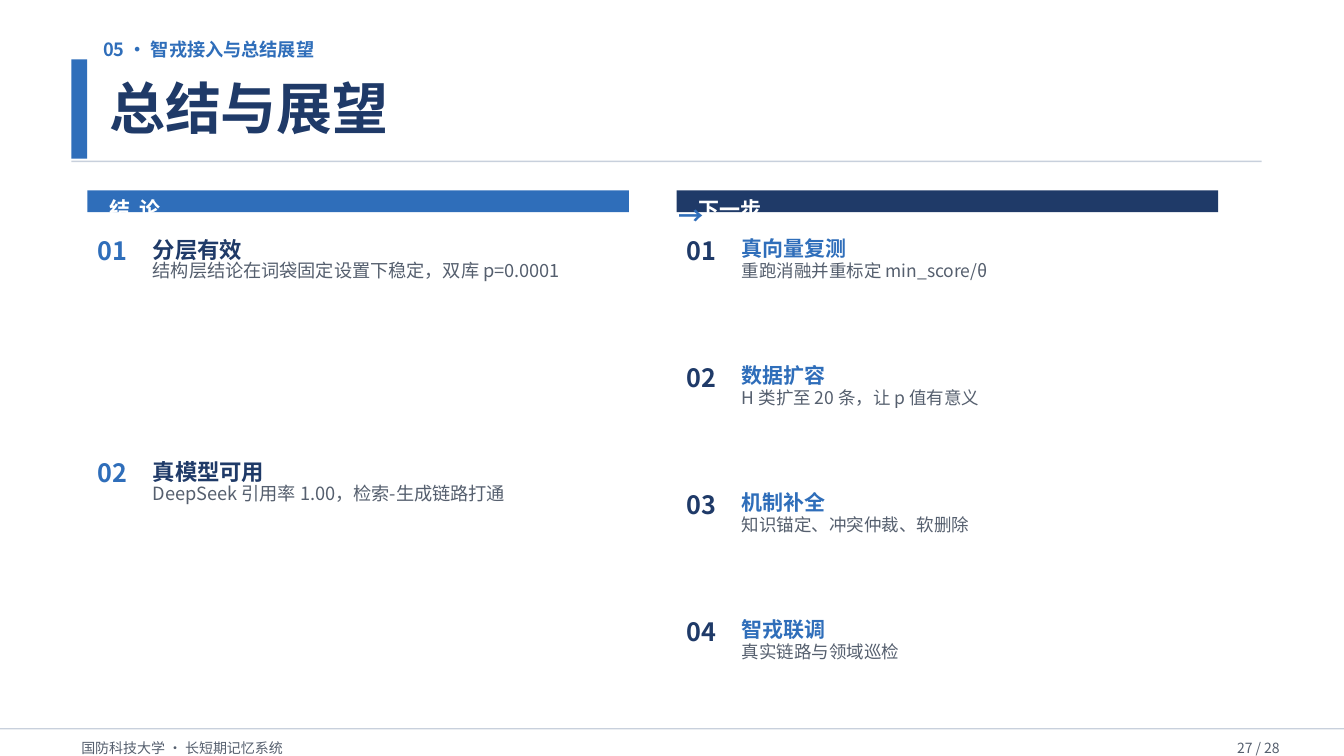
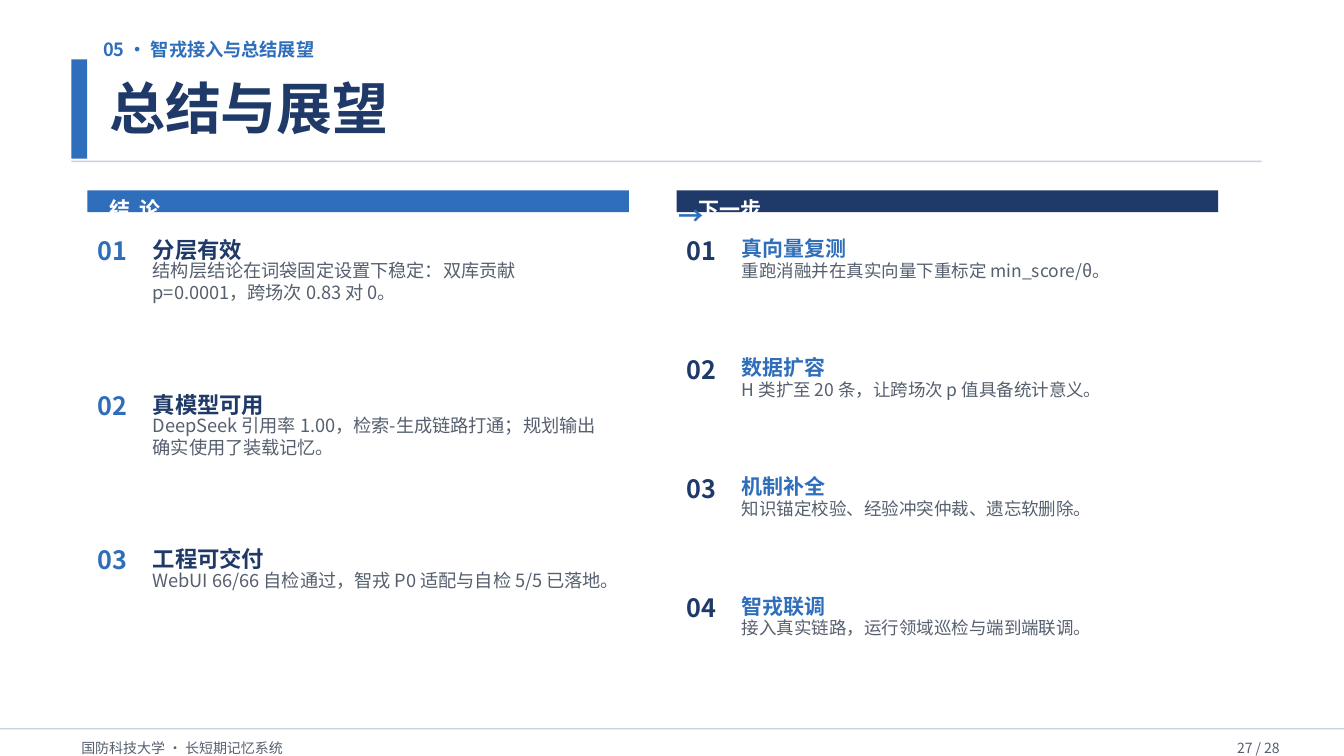
Before and after one commit to Outer-nebula-observer/yz-03, a slide deck: slide 27 of 汇报PPT/最终汇报成果.pptx. Drawn at 1344x756 pixels with LibreOffice and Linux fonts; fonts in the diff are those of the drawing. Boxes give left, top, right and bottom in pixels: in the first picture for what was removed or moved away, otherwise in the second. Text is boxed around its words. In the diff, an @@ line names an element or a change of style, - is before the commit and + after.

Commit message:
fix(ppt): 第五部分第26/27页丰富内容并修复结论页排版（仅改该部分）

```diff
--- a/汇报PPT/最终汇报成果.pptx
+++ b/汇报PPT/最终汇报成果.pptx
@@ text at bbox=[153, 259, 516, 303]: text changed @@
-结构层结论在词袋固定设置下稳定，双库 p=0.0001
+结构层结论在词袋固定设置下稳定：双库贡献 p=0.0001，跨场次 0.83 对 0。
@@ text at bbox=[742, 262, 1109, 280]: text changed @@
-重跑消融并重标定 min_score/θ
+重跑消融并在真实向量下重标定 min_score/θ。
@@ text "02": place and size @@
-text "02" at bbox=[686, 368, 716, 388]
+text "02" at bbox=[686, 360, 716, 380]
@@ text "数据扩容": place and size @@
-text "数据扩容" at bbox=[742, 365, 826, 385]
+text "数据扩容" at bbox=[742, 357, 826, 377]
@@ text "02": place and size @@
-text "02" at bbox=[97, 463, 127, 483]
+text "02" at bbox=[97, 396, 127, 416]
@@ text "真模型可用": place and size @@
-text "真模型可用" at bbox=[153, 461, 265, 486]
+text "真模型可用" at bbox=[153, 394, 265, 418]
@@ text at bbox=[742, 381, 1102, 400]: text changed @@
-H 类扩至 20 条，让 p 值有意义
+H 类扩至 20 条，让跨场次 p 值具备统计意义。
@@ text at bbox=[153, 414, 596, 456]: text changed @@
-DeepSeek 引用率 1.00，检索-生成链路打通
+DeepSeek 引用率 1.00，检索-生成链路打通；规划输出确实使用了装载记忆。
@@ text "03": place and size @@
-text "03" at bbox=[686, 495, 716, 515]
+text "03" at bbox=[686, 479, 716, 499]
@@ text "机制补全": place and size @@
-text "机制补全" at bbox=[742, 492, 826, 512]
+text "机制补全" at bbox=[742, 476, 826, 496]
@@ text at bbox=[742, 500, 1091, 517]: text changed @@
-知识锚定、冲突仲裁、软删除
+知识锚定校验、经验冲突仲裁、遗忘软删除。
@@ text added at bbox=[97, 550, 127, 570], 18 pt, text #2F6EBA, bold @@
+03
@@ text added at bbox=[153, 548, 265, 573], 16 pt, text #1F3A68, bold @@
+工程可交付
@@ text added at bbox=[153, 568, 620, 590], 13 pt, text #555F6E @@
+WebUI 66/66 自检通过，智戎 P0 适配与自检 5/5 已落地。
@@ text "04": place and size @@
-text "04" at bbox=[686, 622, 716, 642]
+text "04" at bbox=[686, 598, 716, 618]
@@ text "智戎联调": place and size @@
-text "智戎联调" at bbox=[742, 619, 826, 639]
+text "智戎联调" at bbox=[742, 596, 826, 616]
@@ text at bbox=[742, 619, 1091, 636]: text changed @@
-真实链路与领域巡检
+接入真实链路，运行领域巡检与端到端联调。
```
Also in this commit, not shown: 2 other slides changed.
